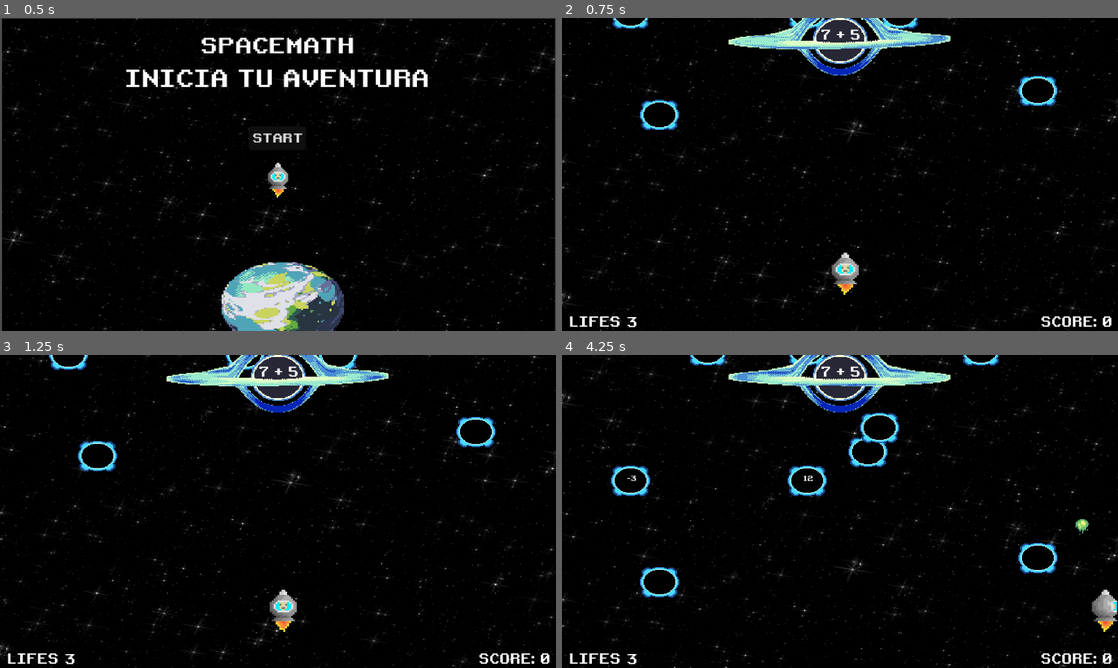
Above: before the commit, frames 1-4 (two rows, left to right).
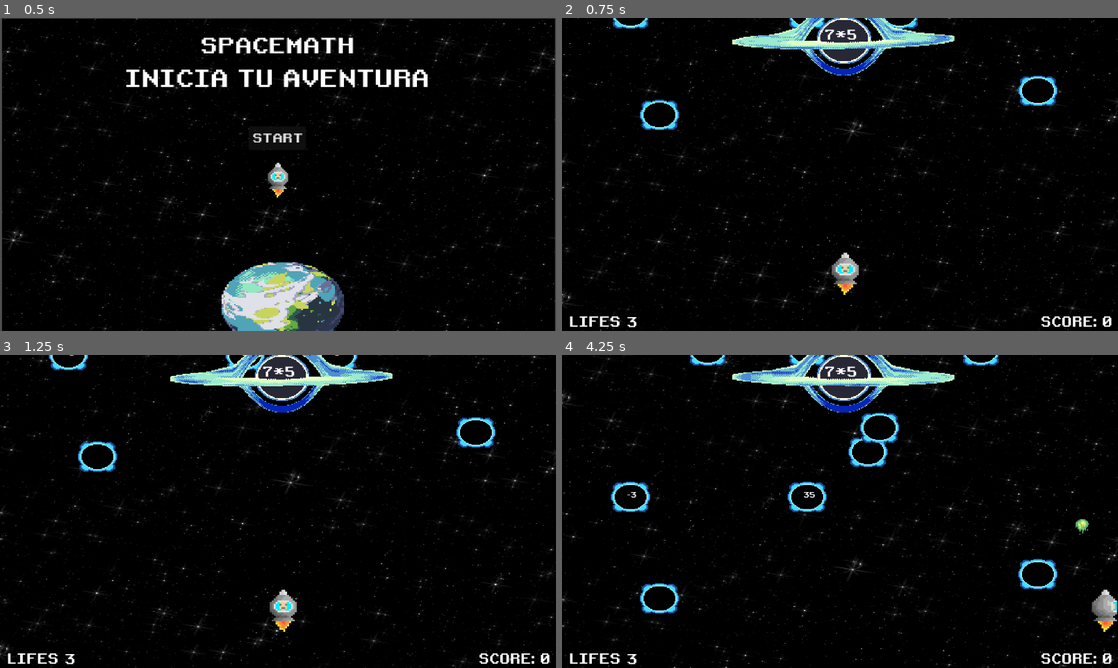
Above: after the commit, the same moments.

Repository: Keeeff9/math-kid
Game: Godot game, scene res://Scenes/menu.tscn
Same seed, same stepped clock (60 frames per second), same inputs: the game is played once before the commit and once after it.
Inputs:
- Up to frame 1 (0.5 s): no input
- Up to frame 2 (0.75 s): click "START" at 0.5 s
- Up to frame 3 (1.25 s): no input
- Up to frame 4 (4.25 s): tap Enter (ui_accept) at 1.25, 1.52, 2.27, 3.77 s; hold Right (ui_right) 1.28-2.03 s; hold Left (ui_left) 2.03-2.78 s; hold Right (ui_right) from 2.78 s (still down)

Frame 1 is identical in both runs. In frame 2, 1.9% of the frame differs, in the area x 9-89%, y 0-36%; in frame 3, 2.3%; in frame 4, 4.0%, in the area x 8-90%, y 0-83%.

Commit message:
Creacion de un Switch para la operacion

Diff:
--- a/SpaceMath/v.0.2.2/Scripts/enemy.gd
+++ b/SpaceMath/v.0.2.2/Scripts/enemy.gd
@@ -1,19 +1,19 @@
 #ASTEROIDES
 extends Area2D
 var choque_enemy  := false
-var gravityy: Vector2 = Vector2(0, 40)
+var gravityy: Vector2 = Vector2(0, 45)
 var velocity: Vector2 = Vector2.ZERO
 @onready var respuesta: Label = $Respuesta
 var numeroRandom = 0
+var graviti_incremented =false
 
 func _ready() -> void:
-	#crearnumrandom()
 	pass
 
 func _physics_process(delta: float) -> void:
 	velocity += gravityy * delta
 	position += velocity * delta
-	#masrapidoasteroides()
+
 
 
 # esta funcion tengo que ponerla en jugador para que cuando choque le baje vida
@@ -30,15 +30,4 @@
 
 #Funcion para que desaparezca los enemigos de la pantalla
 func _on_visible_on_screen_enabler_2d_screen_exited() -> void:
-	#GlobalVariables.lifes -=1
-	#GlobalVariables.emit_signal("change_life")
-	#if(GlobalVariables.lifes <= 0):
-		#get_tree().change_scene_to_file("res://Scenes/menu.tscn")
-	#print("Salio de la pantalla")
 	queue_free()
-	#
-#func masrapidoasteroides():
-	#if(GlobalVariables.score == 3):
-		#gravityy += Vector2(0, 0.2)
-		#print("Aumento la gravedad")
-		#
--- a/SpaceMath/v.0.2.2/Scripts/globalVariables.gd
+++ b/SpaceMath/v.0.2.2/Scripts/globalVariables.gd
@@ -17,9 +17,27 @@
 func global_Resetlife():
 	lifes = 3
 
-func crearRandomOperation(num1:int,num2:int)-> void:
-	operation = (str(num1) + " + " + str(num2))
-	correct_answer = num1 + num2
+
+
+func crearRandomOperation(num1: int, num2: int) -> void:
+	var num = RandomNumberGenerator.new()
+	var operationCase = num.randi_range(1, 3)
+	var operator = ""
+	match operationCase:
+		1:
+			operator = "+"
+			correct_answer = num1 + num2
+		2:
+			operator = "-"
+			correct_answer = num1 - num2
+		3:
+			operator = "*"
+			correct_answer = num1 * num2
+
+
+	print("Operador seleccionado: ", operator)
+	operation = (str(num1) + str(operator) + str(num2))
+
 
 func crearDosNumerosRandom()-> void:
 	incorret_answer.clear()
